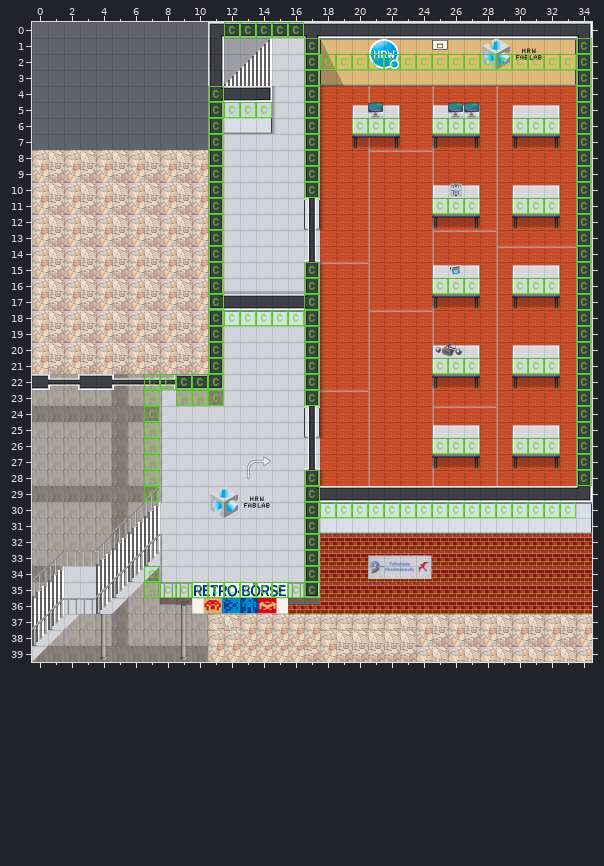
One commit to this Tiled map (JSON): map/gym.json. Above: the version before the commit.
Cells are 32x32 px. Shown: x 0..34, y 0..39.
After:
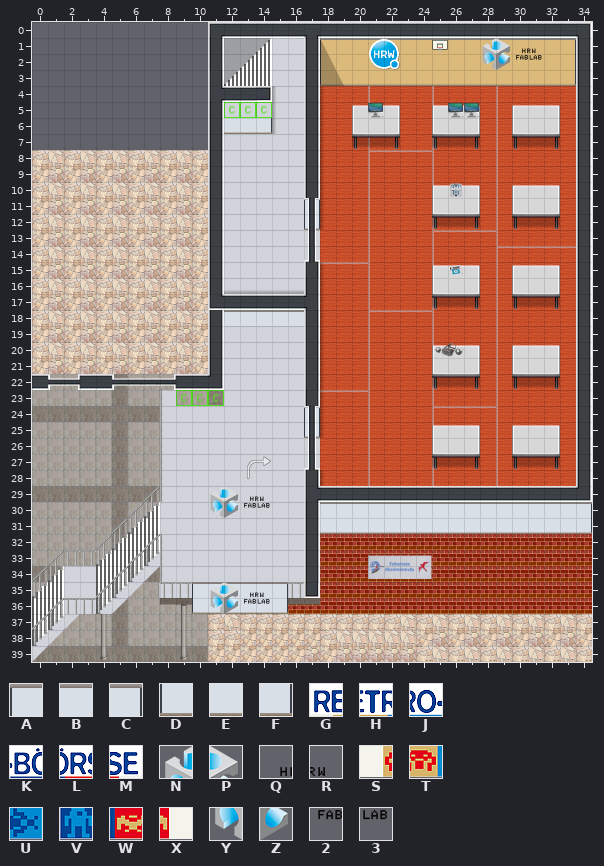
Key: from "vb_flur": A 98, B 99, C 101, D 112, E 113, F 115; from "vb_schrift": G 0, H 1, J 2, K 3, L 4, M 5, N 8, P 9, Q 10, R 11, S 14, T 15, U 16, V 17, W 18, X 19, Y 22, Z 23, 2 24, 3 25.
_ is an empty cell.
Changes in this commit:
{"change": "layer \"collides\" opacity 100% -> 0%"}
{"where": "layer \"override1\""}
{"y":35,"x":10,"old":"______","new":"ABBBBC"}
{"y":36,"x":10,"old":"______","new":"DEEEEF"}
{"where": "layer \"override2\""}
{"y":35,"x":10,"old":"GHJKLM","new":"_NPQR_"}
{"y":36,"x":10,"old":"STUVWX","new":"_YZ23_"}
